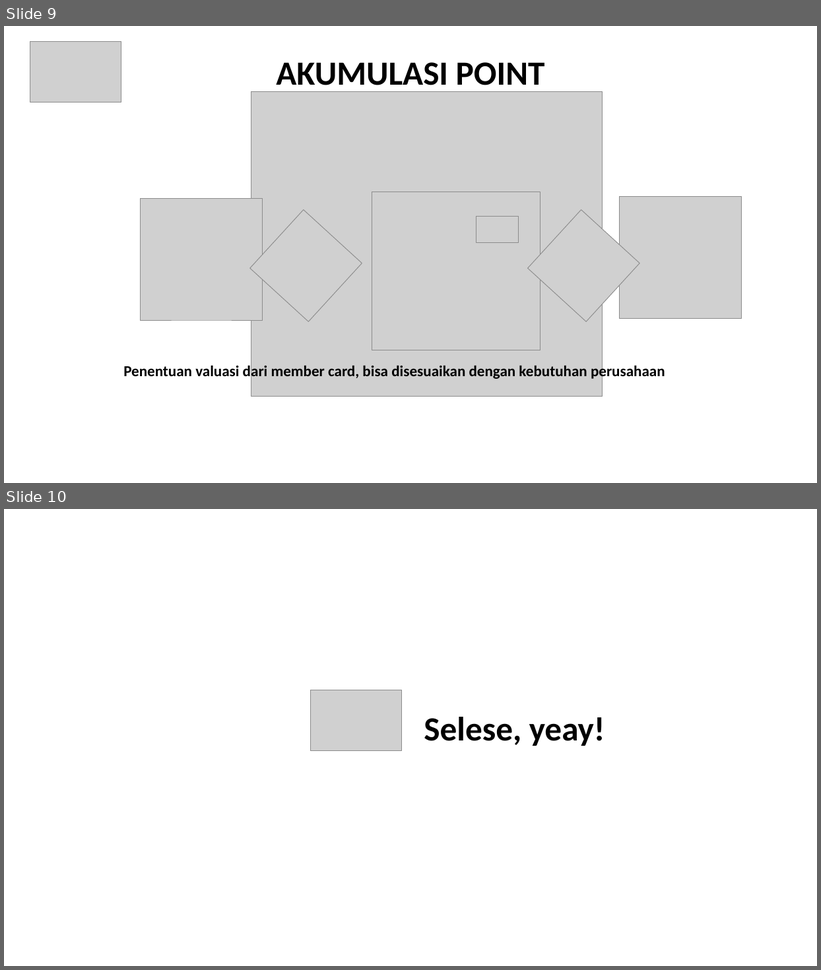
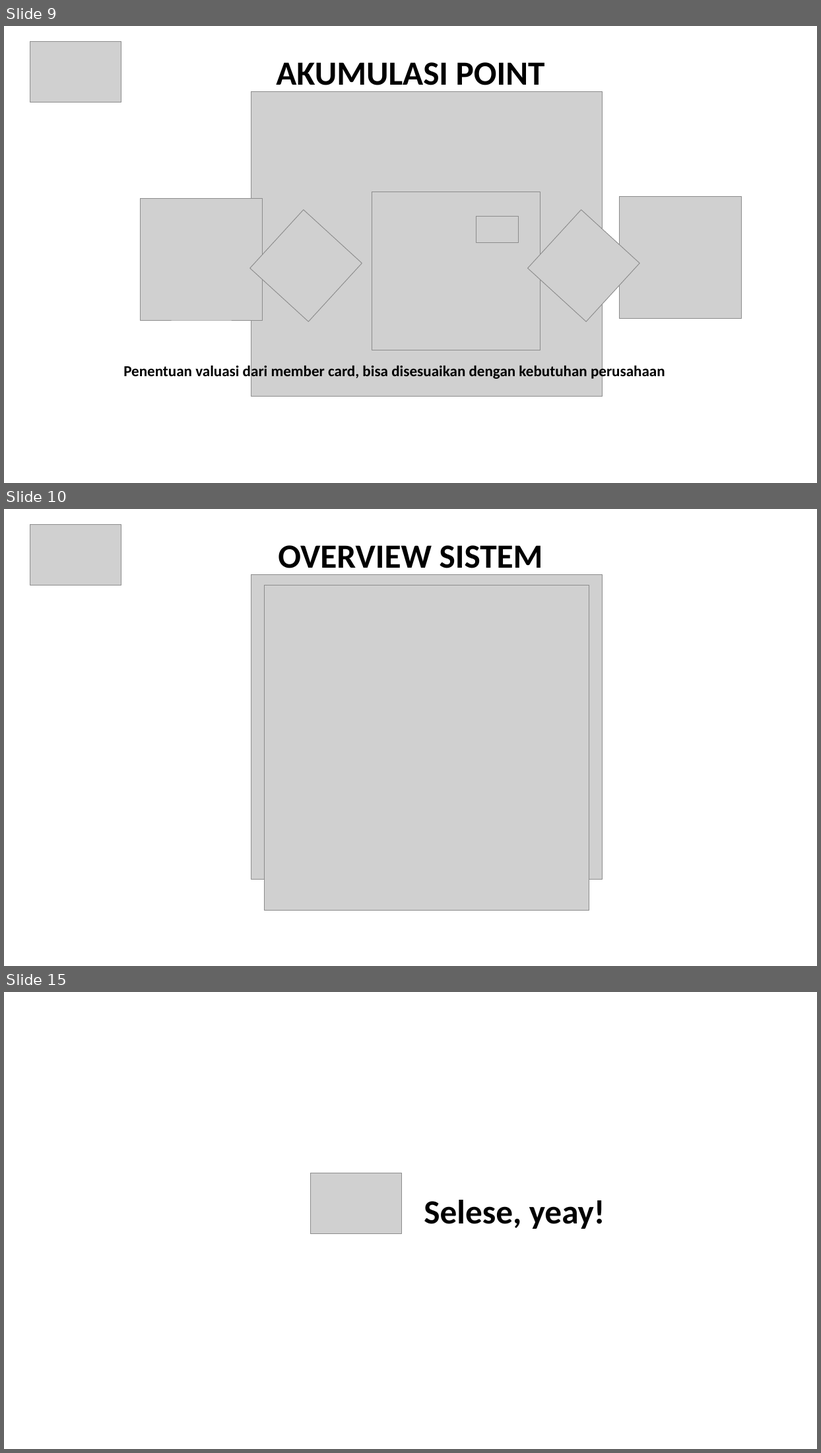
Before and after one commit to gunadermawan/curriculumVitae, a slide deck: mitraIntegra/projecct/Member card SMI.pptx. Shown one above the other, each under a label of ours: slides 9 and 10 before the commit, slides 9, 10 and 15 after it; the slides between them are not shown. The pictures are 821x970 and 821x1453 pixels, drawn with LibreOffice and Linux fonts; fonts in the diff are those of the drawing; grey boxes stand for pictures. Boxes give left, top, right and bottom in pixels: in the first picture for what was removed or moved away, otherwise in the second. Text is boxed around its words. In the diff, an @@ line names an element or a change of style, - is before the commit and + after.

```diff
--- a/mitraIntegra/projecct/Member card SMI.pptx
+++ b/mitraIntegra/projecct/Member card SMI.pptx
@@ slide 10 added at (4, 509, 817, 966), background #FFFFFF @@
@@ picture added at (30, 524, 121, 586) @@
@@ text added at (278, 545, 543, 586), 40 pt, text #000000, bold @@
+OVERVIEW SISTEM MEMBER CARD
@@ picture added at (251, 575, 602, 880) @@
@@ picture added at (265, 586, 589, 910) @@
@@ what was slide 10 is now slide 15 @@
```
Also in this commit, not shown: 4 other slides added, 11 other files.
